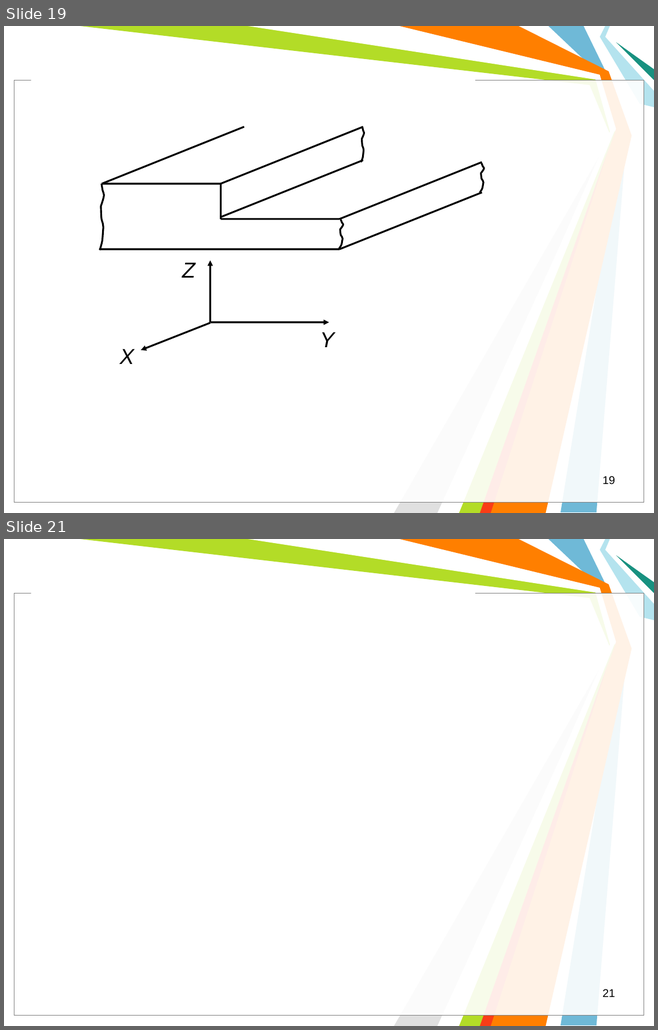
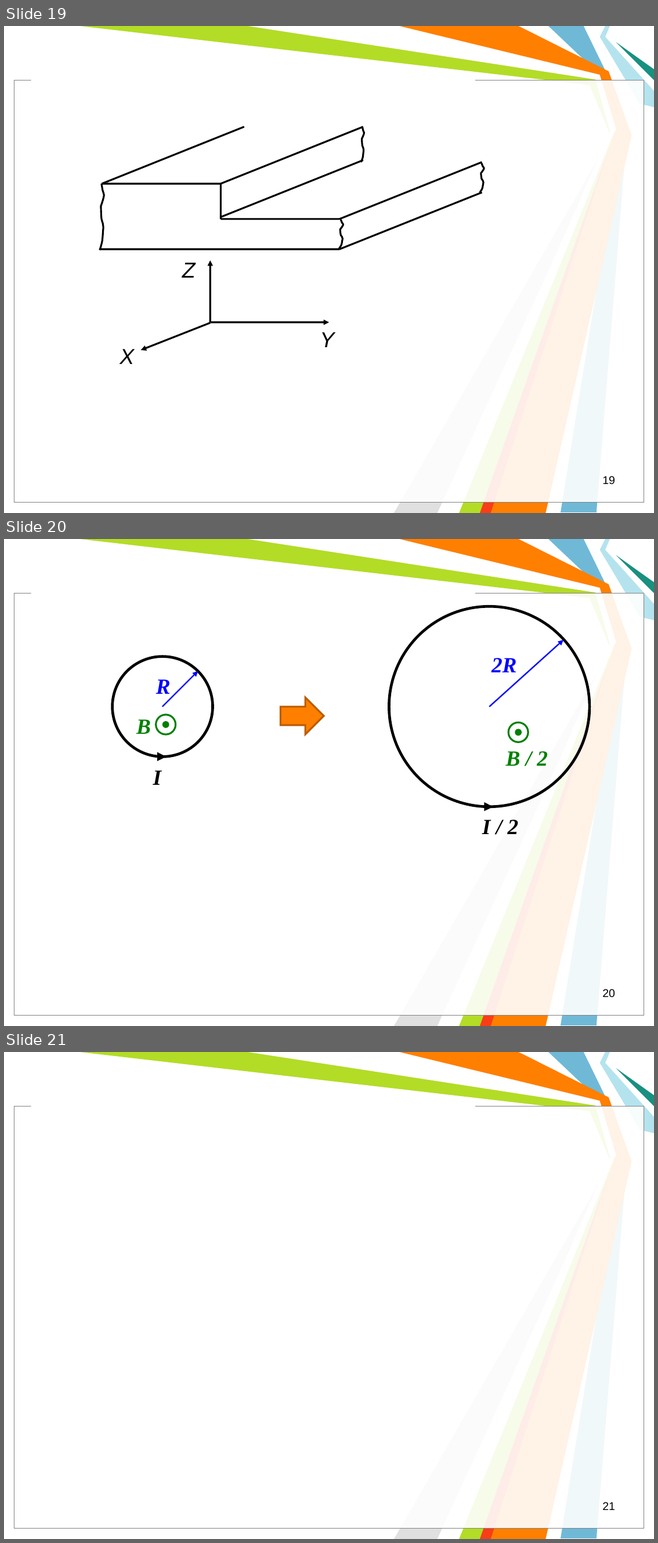
Before and after one commit to l432/NMK, a slide deck: Lecture/FIT/Less00.ppt. Shown one above the other, each under a label of ours: slides 19 and 21 before the commit, slides 19, 20 and 21 after it; the slides between them are not shown. The pictures are 658x1030 and 658x1543 pixels, drawn with LibreOffice and Linux fonts; fonts in the diff are those of the drawing; background and template pictures are left out. Boxes give left, top, right and bottom in pixels: in the first picture for what was removed or moved away, otherwise in the second. Text is boxed around its words. In the diff, an @@ line names an element or a change of style, - is before the commit and + after.

```diff
--- a/Lecture/FIT/Less00.ppt
+++ b/Lecture/FIT/Less00.ppt
@@ slide 20 added at <box>4,539,654,1026</box>, background #FFFFFF; not listed: 11 template elements that a slide beside it also shows @@
@@ ellipse added at <box>389,606,589,808</box>, outline #000000 3 pt @@
@@ arrow added from (489, 707) to (563, 640), #0000FF 1.5 pt @@
@@ ellipse added at <box>112,657,213,756</box>, outline #000000 3 pt @@
@@ text added at <box>491,658,517,672</box>, 24 pt, text #0000FF, bold, italic @@
+2R
@@ arrow added from (162, 707) to (198, 671), #0000FF 1.5 pt @@
@@ text added at <box>156,679,170,698</box>, 24 pt, text #0000FF, bold, italic @@
+R
@@ right arrow added at <box>280,697,324,734</box>, fill #FF7F00, outline #BC5C00 2.01 pt @@
@@ text added at <box>136,719,151,734</box>, 24 pt, text #008000, bold, italic @@
+B
@@ ellipse added at <box>156,714,176,734</box>, outline #008000 2.01 pt @@
@@ ellipse added at <box>163,722,168,727</box>, fill #008000, outline #008000 2.01 pt @@
@@ ellipse added at <box>508,722,528,741</box>, outline #008000 2.01 pt @@
@@ ellipse added at <box>515,730,520,735</box>, fill #008000, outline #008000 2.01 pt @@
@@ arrow added from (159, 756) to (166, 756), #000000 0.74 pt @@
@@ text added at <box>506,751,547,766</box>, 24 pt, text #008000, bold, italic @@
+B / 2
@@ text added at <box>153,770,162,785</box>, 24 pt, text #000000, bold, italic @@
+I
@@ arrow added from (485, 806) to (492, 806), #000000 0.74 pt @@
@@ text added at <box>482,820,518,834</box>, 24 pt, text #000000, bold, italic @@
+I / 2
@@ page number added at <box>602,989,615,998</box>, 12.5 pt, text #000000 @@
+20
```
Also in this commit, not shown: 1 other file.
